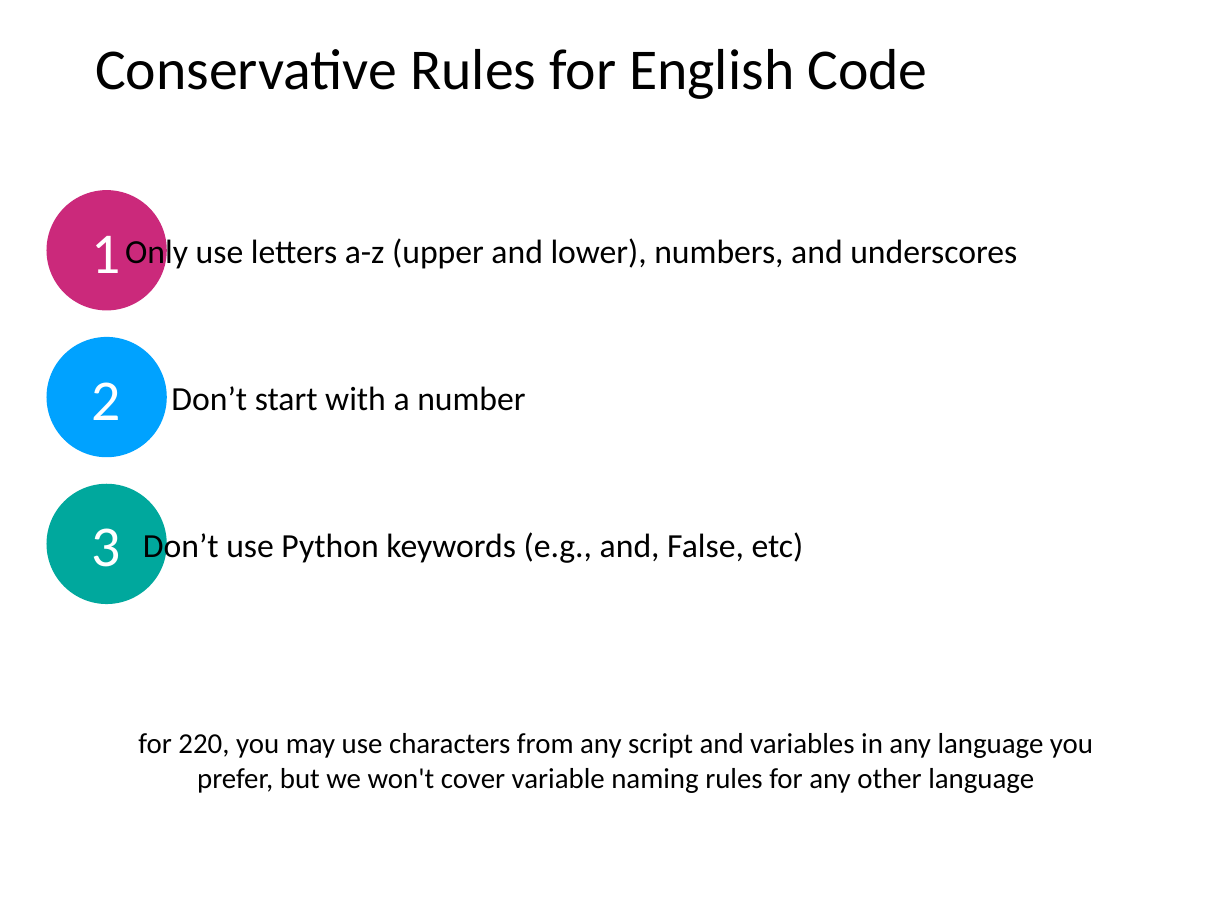
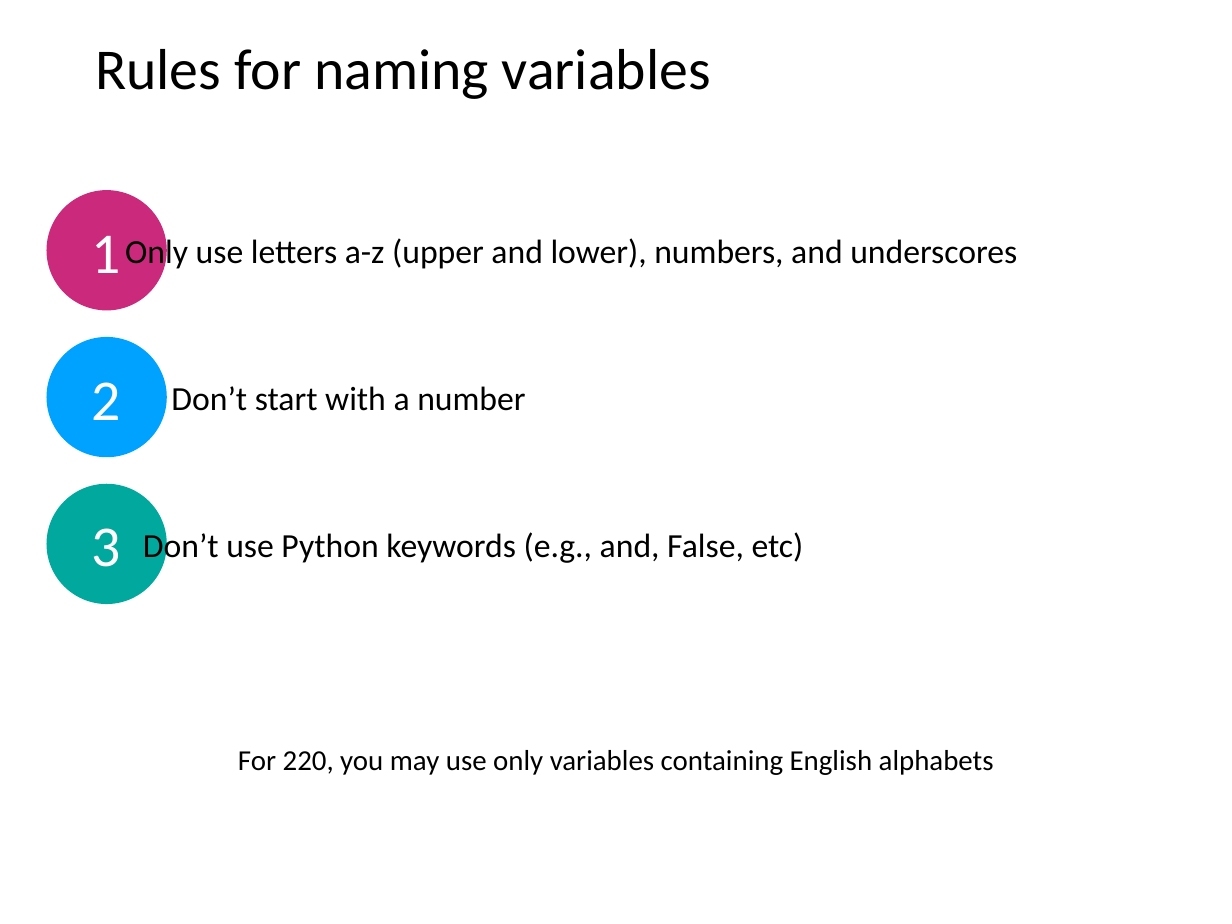
Before and after one commit to tylerharter/caraza-harter-com, a slide deck: slide 47 of tyler/meena/cs220/s22/materials/lecture_ppts/lec_04_S22.ppt (slide 46 before the commit). Drawn at 1232x924 pixels with LibreOffice and Linux fonts; fonts in the diff are those of the drawing. Boxes give left, top, right and bottom in pixels: in the first picture for what was removed or moved away, otherwise in the second. Text is boxed around its words. In the diff, an @@ line names an element or a change of style, - is before the commit and + after.

Commit message:
Updating lec_04 slides

```diff
--- a/tyler/meena/cs220/s22/materials/lecture_ppts/lec_04_S22.ppt
+++ b/tyler/meena/cs220/s22/materials/lecture_ppts/lec_04_S22.ppt
@@ title at [95,49,711,99]: text changed @@
-Conservative Rules for English Code
+Rules for naming variables
@@ text at [238,750,994,775]: text changed @@
-for 220, you may use characters from any script and variables in any language you prefer, but we won't cover variable naming rules for any other language
+For 220, you may use only variables containing English alphabets
```
Also in this commit, not shown: 5 other slides changed, 2 slides added, 1 other file.
